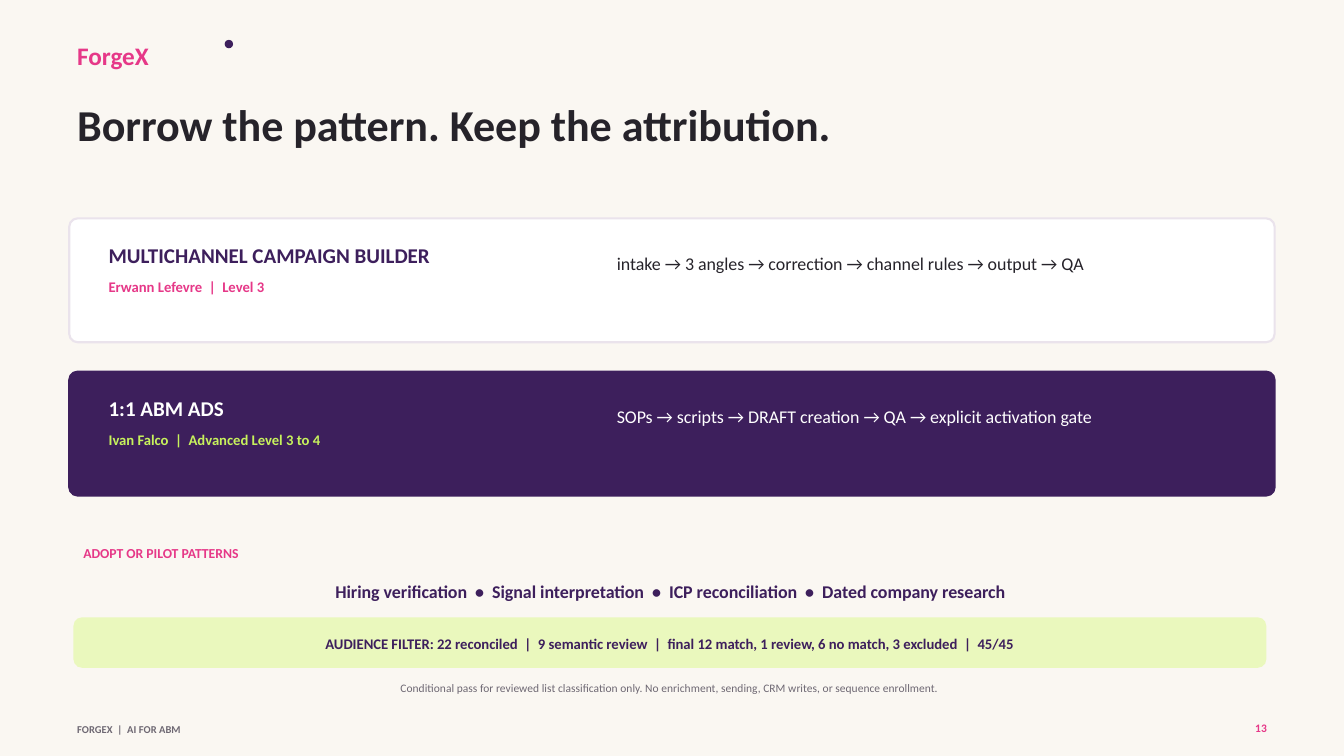
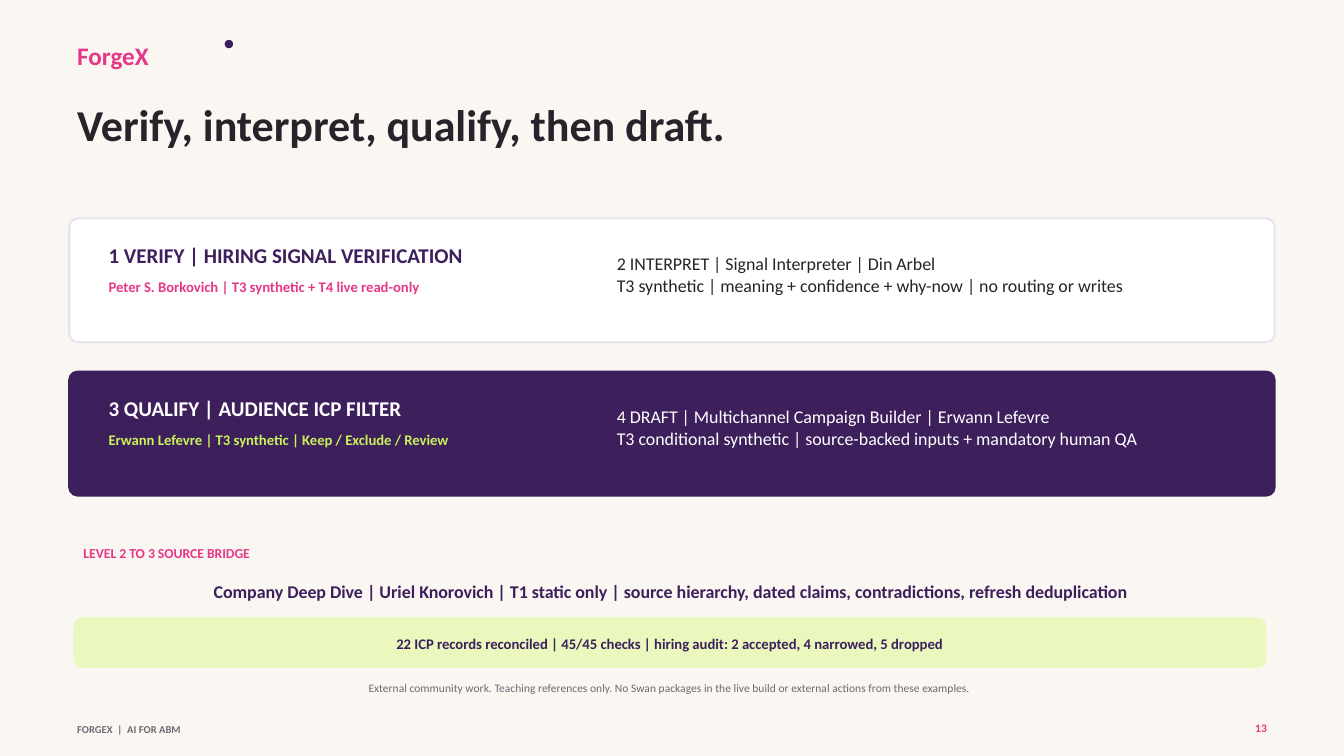
Before and after one commit to 0xTrey/forgex-practical-abm-skills, a slide deck: slide 13 of webinar/2026-09-17-ai-for-abm-foundations/deliverables/forgex-ai-for-abm-webinar-deck.pptx. Drawn at 1344x756 pixels with LibreOffice and Linux fonts; fonts in the diff are those of the drawing. Boxes give left, top, right and bottom in pixels: in the first picture for what was removed or moved away, otherwise in the second. Text is boxed around its words. In the diff, an @@ line names an element or a change of style, - is before the commit and + after.

```diff
--- a/webinar/2026-09-17-ai-for-abm-foundations/deliverables/forgex-ai-for-abm-webinar-deck.pptx
+++ b/webinar/2026-09-17-ai-for-abm-foundations/deliverables/forgex-ai-for-abm-webinar-deck.pptx
@@ text at bbox=[77, 110, 724, 148]: text changed @@
-Borrow the pattern. Keep the attribution.
+Verify, interpret, qualify, then draft.
@@ text at bbox=[109, 249, 462, 263]: text changed @@
-MULTICHANNEL CAMPAIGN BUILDER
+1 VERIFY | HIRING SIGNAL VERIFICATION
@@ text at bbox=[617, 257, 1123, 295]: text changed @@
-intake → 3 angles → correction → channel rules → output → QA
+2 INTERPRET | Signal Interpreter | Din Arbel
+T3 synthetic | meaning + confidence + why-now | no routing or writes
@@ text at bbox=[109, 281, 419, 295]: text changed @@
-Erwann Lefevre | Level 3
+Peter S. Borkovich | T3 synthetic + T4 live read-only
@@ text at bbox=[109, 402, 401, 419]: text changed @@
-1:1 ABM ADS
+3 QUALIFY | AUDIENCE ICP FILTER
@@ text at bbox=[617, 410, 1137, 448]: text changed @@
-SOPs → scripts → DRAFT creation → QA → explicit activation gate
+4 DRAFT | Multichannel Campaign Builder | Erwann Lefevre
+T3 conditional synthetic | source-backed inputs + mandatory human QA
@@ text at bbox=[109, 434, 448, 448]: text changed @@
-Ivan Falco | Advanced Level 3 to 4
+Erwann Lefevre | T3 synthetic | Keep / Exclude / Review
@@ text at bbox=[83, 549, 250, 558]: text changed @@
-ADOPT OR PILOT PATTERNS
+LEVEL 2 TO 3 SOURCE BRIDGE
@@ text at bbox=[214, 585, 1128, 601]: text changed @@
-Hiring verification • Signal interpretation • ICP reconciliation • Dated company research
+Company Deep Dive | Uriel Knorovich | T1 static only | source hierarchy, dated claims, contradictions, refresh deduplication
@@ text at bbox=[396, 638, 943, 652]: text changed @@
-AUDIENCE FILTER: 22 reconciled | 9 semantic review | final 12 match, 1 review, 6 no match, 3 excluded | 45/45
+22 ICP records reconciled | 45/45 checks | hiring audit: 2 accepted, 4 narrowed, 5 dropped
@@ text at bbox=[369, 684, 969, 694]: text changed @@
-Conditional pass for reviewed list classification only. No enrichment, sending, CRM writes, or sequence enrollment.
+External community work. Teaching references only. No Swan packages in the live build or external actions from these examples.
```
Also in this commit, not shown: 12 other files.
